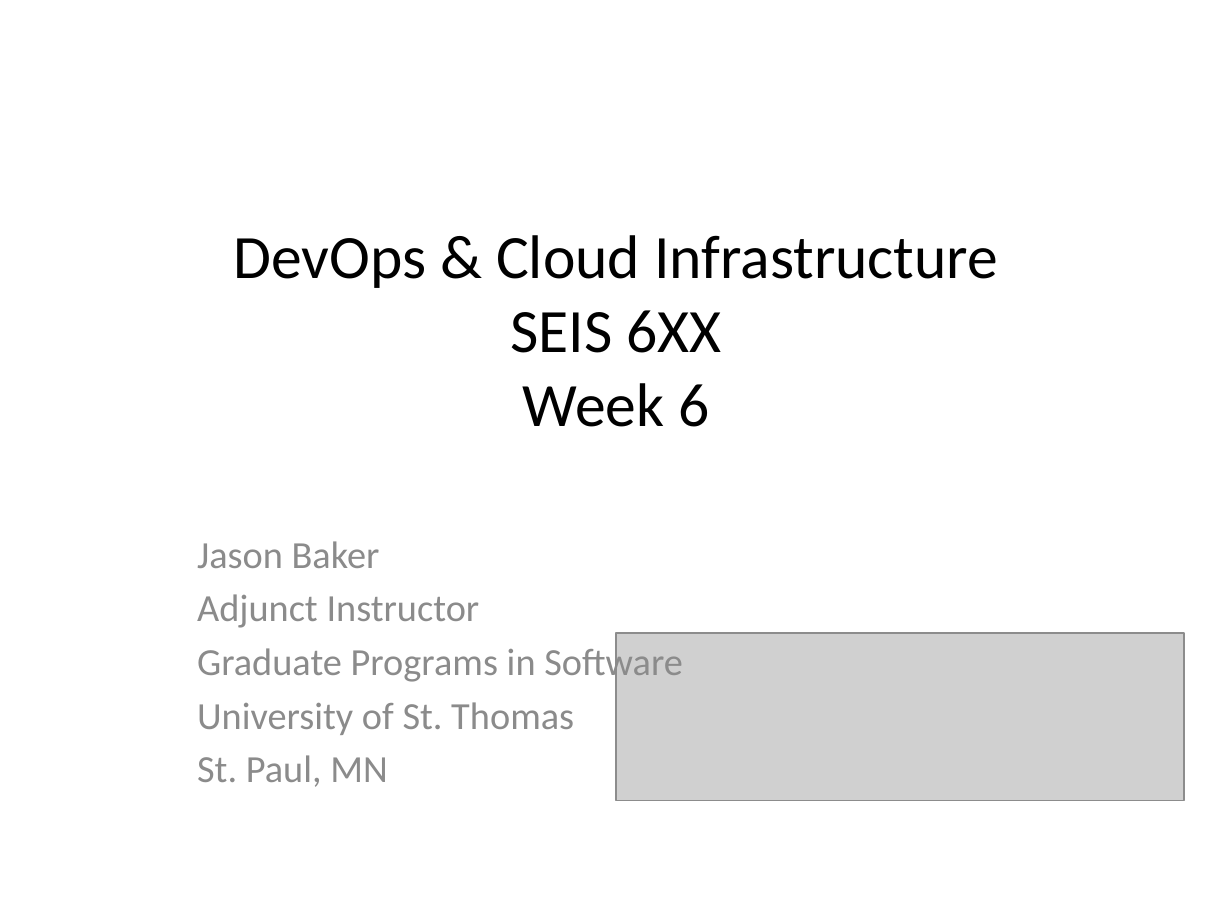
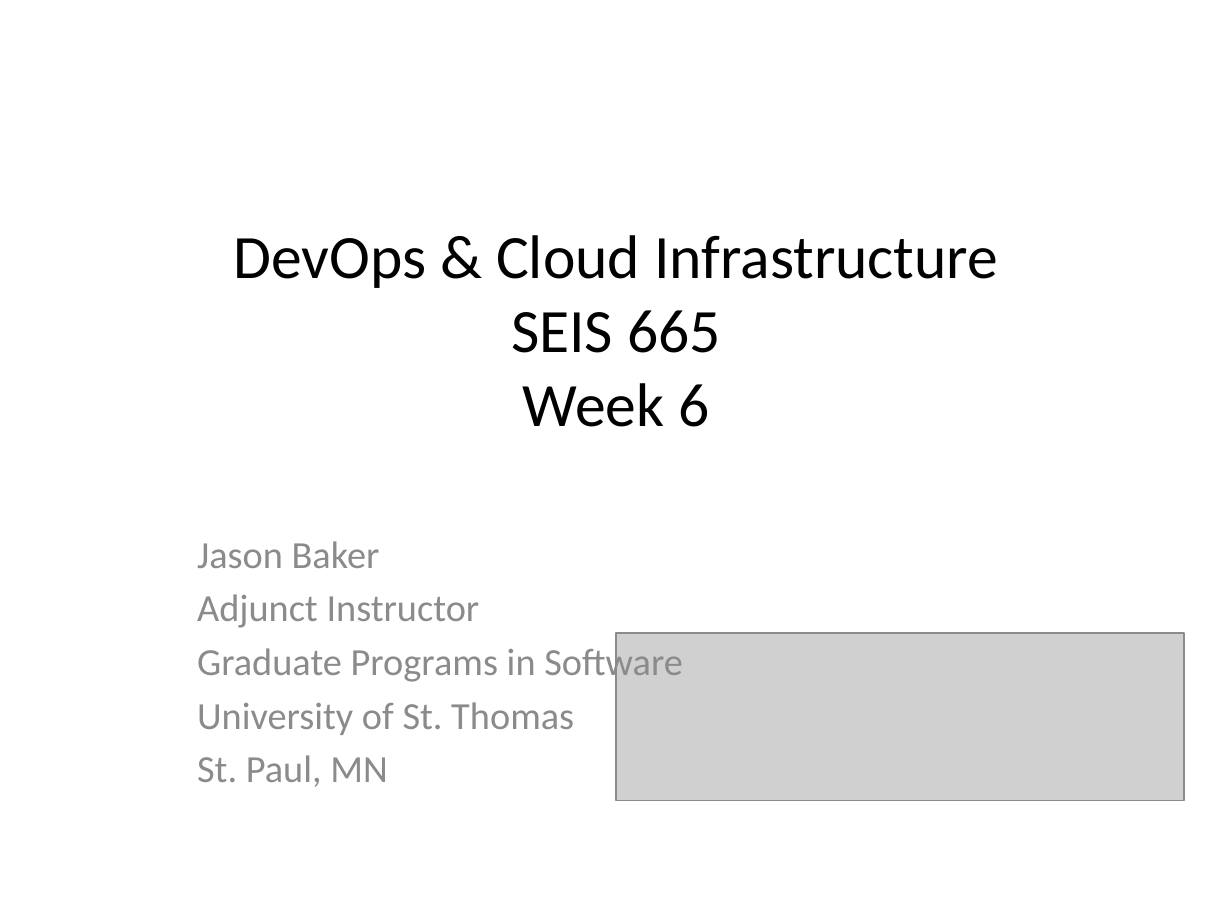
Before and after one commit to jasondbaker/infrastructure-class, a slide deck: slide 1 of infrastructure-week-6.pptx. Drawn at 1232x924 pixels with LibreOffice and Linux fonts; fonts in the diff are those of the drawing; grey boxes stand for pictures. Boxes give left, top, right and bottom in pixels: in the first picture for what was removed or moved away, otherwise in the second. Text is boxed around its words. In the diff, an @@ line names an element or a change of style, - is before the commit and + after.

```diff
--- a/infrastructure-week-6.pptx
+++ b/infrastructure-week-6.pptx
@@ title at [233,235,998,427]: text changed @@
-DevOps & Cloud Infrastructure
-SEIS 6XX
-Week 6
+DevOps & Cloud Infrastructure
+SEIS 665
+Week 6
```
Also in this commit, not shown: 1 other slide changed, 8 other files.
